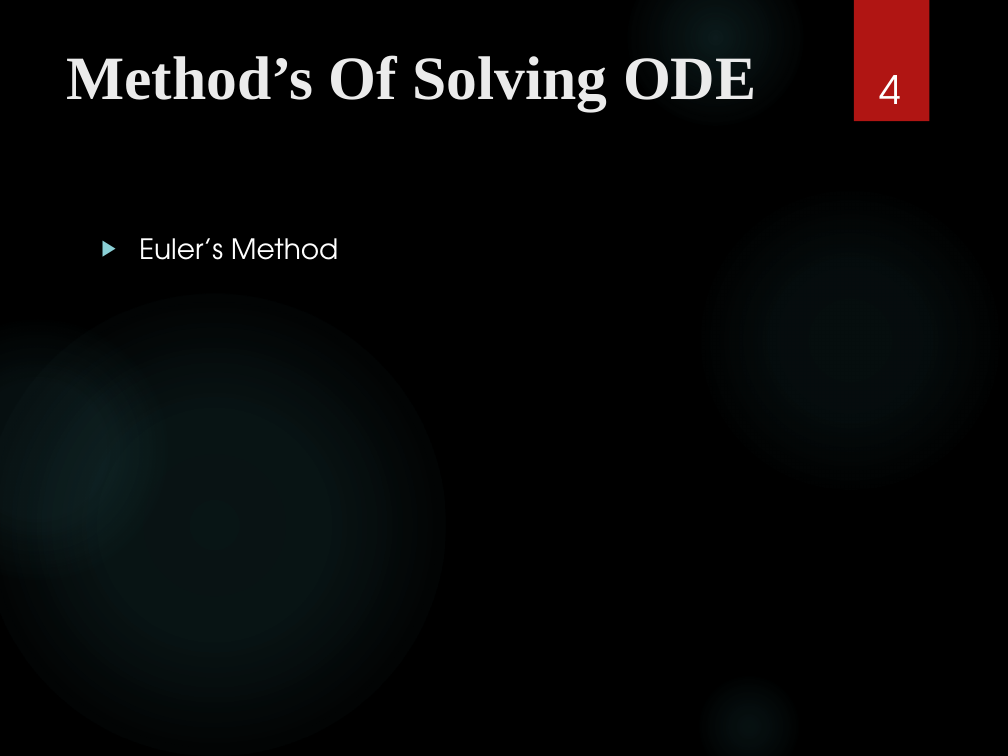
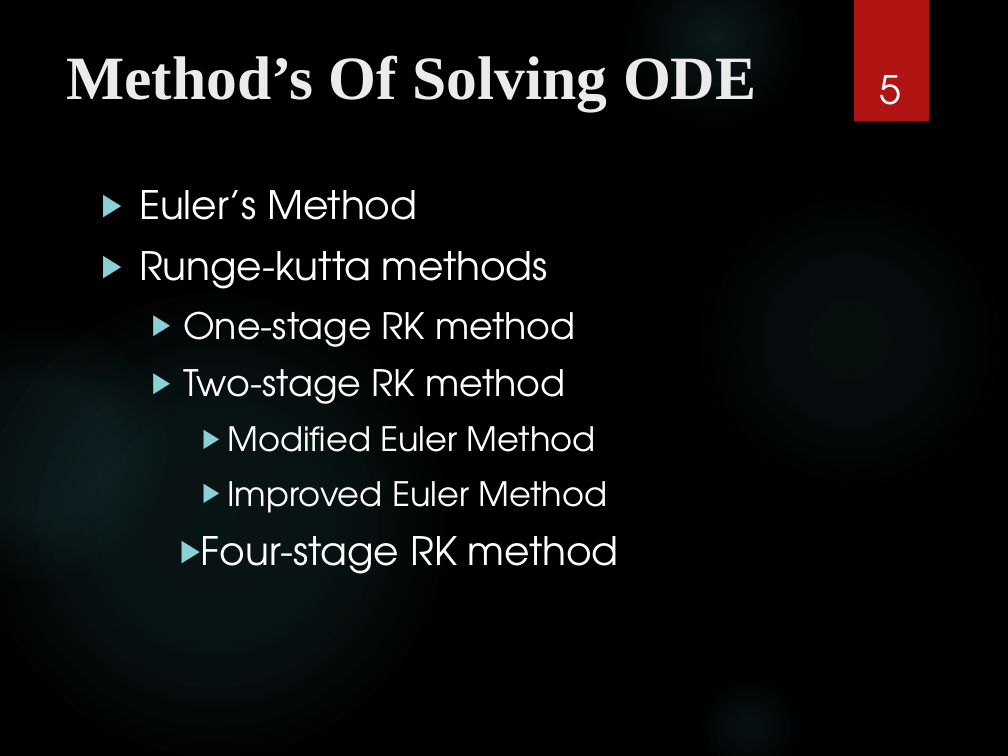
Before and after one commit to deshabhakt/Sem-II, a slide deck: slide 5 of NumericalMethods/Assignment-3/Prensentation.pptx (slide 4 before the commit). Drawn at 1008x756 pixels with LibreOffice and Linux fonts; fonts in the diff are those of the drawing; background and template pictures are left out. Boxes give left, top, right and bottom in pixels: in the first picture for what was removed or moved away, otherwise in the second. Text is boxed around its words. In the diff, an @@ line names an element or a change of style, - is before the commit and + after.

```diff
--- a/NumericalMethods/Assignment-3/Prensentation.pptx
+++ b/NumericalMethods/Assignment-3/Prensentation.pptx
@@ page number at (880,75,902,122): text changed @@
-4
+5
@@ text "Euler’s Method": place and size @@
-text "Euler’s Method" at (139,238,338,260)
+text "Euler’s Method" at (139,190,619,574)
@@ text at (139,190,417,220): size 20 to 28 pt in "Euler’s Method" @@
@@ text at (139,251,619,574): paragraphs added @@
+▶ Runge-kutta methods
+  ▶ One-stage RK method
+  ▶ Two-stage RK method
+    ▶ Modified Euler Method
+    ▶ Improved Euler Method
+    ▶ Four-stage RK method
```
Also in this commit, not shown: 3 other slides changed, 18 slides added, 1 slide removed, 16 other files.
